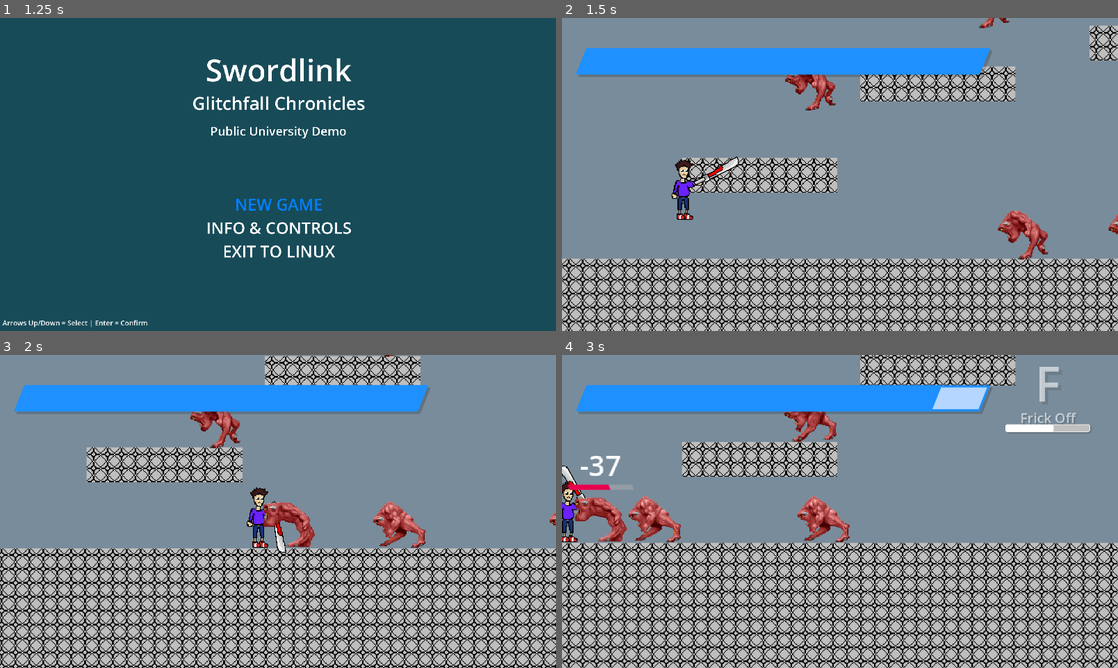
Above: before the commit, frames 1-4 (two rows, left to right).
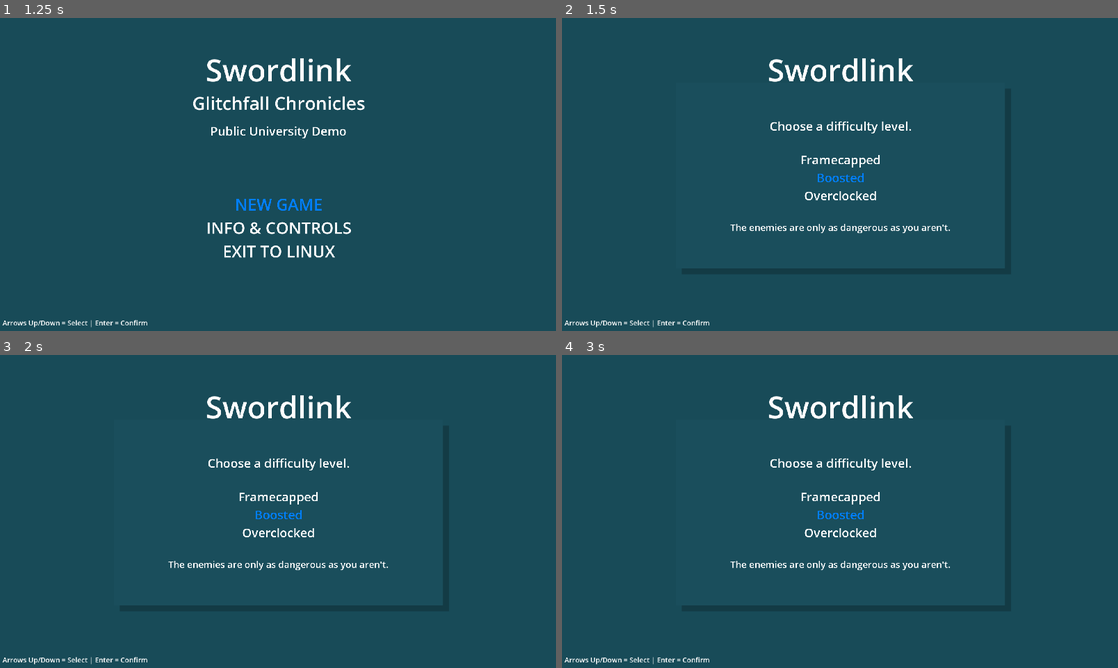
Above: after the commit, the same moments.

Repository: That1M8Head/Swordlink
Game: Godot game, scene res://intro.tscn
Same seed, same stepped clock (60 frames per second), same inputs: the game is played once before the commit and once after it.
Inputs (mouse positions are in pixels of both pictures, inside the frame that each line leads up to):
- Up to frame 1 (1.25 s): tap Enter (MenuConfirm) at 0.5 s; move the mouse to (400, 158) at 0.52 s; hold D (MoveRight) from 0.53 s (still down); hold X (AltAttack) from 0.53 s (still down); click (400, 158) at 0.67 s; tap Space (Jump) at 0.77 s
- Up to frame 2 (1.5 s): keep holding D (MoveRight); tap Enter (MenuConfirm) at 1.25 s; move the mouse to (728, 190) at 1.27 s; release X (AltAttack) at 1.28 s; click (728, 190) at 1.35 s
- Up to frame 3 (2 s): keep holding D (MoveRight); tap Space (Jump) at 1.52 s
- Up to frame 4 (3 s): move the mouse to (895, 442) at 2.02 s; release D (MoveRight) at 2.03 s; hold A (MoveLeft) 2.03-2.78 s; tap C (Evade) at 2.1 s; click (895, 442) at 2.17 s; move the mouse to (812, 574) at 2.77 s; hold D (MoveRight) from 2.78 s (still down); tap Ctrl (ModeShift) at 2.85 s; click (812, 574) at 2.92 s

Frame 1 is identical in both runs. In frame 2, 100% of the frame differs, in the area x 0-100%, y 0-100%; in frame 3, 100%; in frame 4, 100%.

Commit message:
Added difficulty selection and a controller recommended warning

Diff:
--- /dev/null
+++ b/DifficultySelection.gd
@@ -0,0 +1,54 @@
+extends Panel
+
+var selected_option_index = 0
+
+func _ready():
+	select_option(1)
+
+func _input(event):
+	if not visible:
+		return
+	if event.is_action_pressed("MenuBack"):
+		get_node("/root/MainMenu/MenuBack").play()
+		hide()
+	else:
+		if event.is_action_pressed("MenuUp") and Input.is_action_just_pressed("MenuUp"):
+			select_previous_option()
+		elif event.is_action_pressed("MenuDown") and Input.is_action_just_pressed("MenuDown"):
+			select_next_option()
+		elif event.is_action_pressed("MenuConfirm"):
+			execute_selected_option()
+
+func select_option(index):
+	$Message/DifficultyOptions.get_children()[selected_option_index].modulate = Color(1, 1, 1)
+	selected_option_index = index
+	update_tooltip()
+	$Message/DifficultyOptions.get_children()[selected_option_index].modulate = Color(0, .5, 1)
+
+func select_next_option():
+	get_node("/root/MainMenu/MenuMove").play()
+	select_option((selected_option_index + 1) % $Message/DifficultyOptions.get_children().size())
+
+func select_previous_option():
+	get_node("/root/MainMenu/MenuMove").play()
+	select_option((selected_option_index - 1 + $Message/DifficultyOptions.get_children().size()) % $Message/DifficultyOptions.get_children().size())
+
+func update_tooltip():
+	var tooltip = $Message/Tooltip
+	var description: String
+	match selected_option_index:
+		0:  # Framecapped
+			description = "The world is just a little bit slower than normal."
+		1:  # Boosted
+			description = "The enemies are only as dangerous as you aren't."
+		2:  # Overclocked
+			description = "Think you're fast? Try monsters with double the speed!"
+	tooltip.text = description
+
+func execute_selected_option():
+	var difficulty_handler = get_node("/root/DifficultyHandling")
+	difficulty_handler.level = selected_option_index
+	start_game()
+
+func start_game():
+	get_tree().change_scene_to_file("res://game.tscn")
--- /dev/null
+++ b/Scripts/DifficultyHandling.gd
@@ -0,0 +1,3 @@
+extends Node
+
+var level := 1
--- a/Scripts/HandleMainMenu.gd
+++ b/Scripts/HandleMainMenu.gd
@@ -8,6 +8,8 @@
 	get_tree().set_quit_on_go_back(false)
 
 func _input(event):
+	if $DifficultyPopup.visible:
+		return
 	if $ExitPopup.visible:
 		if event.is_action_pressed("ExitConfirm") or event.is_action_pressed("MenuConfirm"):
 			get_tree().quit()
@@ -46,7 +48,8 @@
 			exit_game()
 
 func start_new_game():
-	get_tree().change_scene_to_file("res://game.tscn")
+	$MenuSelect.play()
+	$DifficultyPopup.show()
 
 func open_options_menu():
 	get_tree().change_scene_to_file("res://help.tscn")
--- a/Scripts/PinkyBehaviour.gd
+++ b/Scripts/PinkyBehaviour.gd
@@ -1,10 +1,13 @@
 extends CharacterBody2D
 
-var speed = 400.0
+var speed = 100.0
 var player: Node2D
 var player_hbox: Node2D
 var anims: AnimatedSprite2D
 var health: int = 100
+
+@onready var difficulty_handler = get_node("/root/DifficultyHandling")
+
 @onready var attack_raycast = $AttackRaycast
 @onready var flip_raycast = $FlipRaycast
 @onready var proximity_raycast = $ProximityRaycast
@@ -17,6 +20,14 @@
 var knockback: Vector2
 
 func _ready():
+	match difficulty_handler.level:
+		0:
+			speed = 100.0
+		1:
+			speed = 200.0
+		2:
+			speed = 400.0
+
 	anims = $AnimatedSprite2D
 	anims.play("idle")
 
--- a/Scripts/SwitchToTitleScreen.gd
+++ b/Scripts/SwitchToTitleScreen.gd
@@ -2,6 +2,8 @@
 
 func _ready():
 	await($VelocityLogo/AnimationPlayer.animation_finished)
+	$ControllerRecommended/AnimationPlayer.play("show")
+	await($ControllerRecommended/AnimationPlayer.animation_finished)
 	go_to_menu()
 
 func _input(event):
--- a/help.tscn
+++ b/help.tscn
@@ -226,6 +226,7 @@
 
 [node name="BGM" type="AudioStreamPlayer" parent="."]
 stream = ExtResource("6_o7s41")
+volume_db = -4.0
 autoplay = true
 
 [node name="TouchButtons" type="Node2D" parent="."]
--- a/intro.tscn
+++ b/intro.tscn
@@ -1,7 +1,36 @@
-[gd_scene load_steps=5 format=3 uid="uid://csxd6u24f1mun"]
+[gd_scene load_steps=11 format=3 uid="uid://csxd6u24f1mun"]
 
 [ext_resource type="Texture2D" uid="uid://cg6w82digfm0k" path="res://Graphics/velocity-logo.png" id="1_d27rr"]
 [ext_resource type="Script" path="res://Scripts/SwitchToTitleScreen.gd" id="2_uy7ni"]
+[ext_resource type="Texture2D" uid="uid://tnn5ney6t03h" path="res://Graphics/xboxwireless.webp" id="3_a31si"]
+[ext_resource type="Texture2D" uid="uid://xy5p2sneyuh4" path="res://Graphics/dualsense.webp" id="4_6yu1n"]
+
+[sub_resource type="LabelSettings" id="LabelSettings_q4dxy"]
+font_size = 85
+
+[sub_resource type="LabelSettings" id="LabelSettings_20kim"]
+font_size = 70
+
+[sub_resource type="Animation" id="Animation_xlton"]
+resource_name = "show"
+length = 5.0
+tracks/0/type = "value"
+tracks/0/imported = false
+tracks/0/enabled = true
+tracks/0/path = NodePath(".:modulate")
+tracks/0/interp = 1
+tracks/0/loop_wrap = true
+tracks/0/keys = {
+"times": PackedFloat32Array(0, 0.6, 4.1, 5),
+"transitions": PackedFloat32Array(1, 1, 1, 1),
+"update": 0,
+"values": [Color(0, 0, 0, 1), Color(1, 1, 1, 1), Color(1, 1, 1, 1), Color(0, 0, 0, 1)]
+}
+
+[sub_resource type="AnimationLibrary" id="AnimationLibrary_jfm2i"]
+_data = {
+"show": SubResource("Animation_xlton")
+}
 
 [sub_resource type="Animation" id="Animation_r7f4q"]
 resource_name = "fade_in_out"
@@ -42,6 +71,86 @@
 grow_vertical = 2
 color = Color(0, 0, 0, 1)
 
+[node name="ControllerRecommended" type="Control" parent="."]
+modulate = Color(0, 0, 0, 1)
+layout_mode = 1
+anchors_preset = 15
+anchor_right = 1.0
+anchor_bottom = 1.0
+grow_horizontal = 2
+grow_vertical = 2
+
+[node name="ColorRect" type="ColorRect" parent="ControllerRecommended"]
+layout_mode = 1
+anchors_preset = 15
+anchor_right = 1.0
+anchor_bottom = 1.0
+grow_horizontal = 2
+grow_vertical = 2
+color = Color(0.0431373, 0.341176, 0.529412, 1)
+
+[node name="Title" type="Label" parent="ControllerRecommended"]
+layout_mode = 1
+anchors_preset = 14
+anchor_top = 0.5
+anchor_right = 1.0
+anchor_bottom = 0.5
+offset_top = -415.0
+offset_bottom = -299.0
+grow_horizontal = 2
+grow_vertical = 2
+text = "REAL SWORDLINKERS USE A CONTROLLER"
+label_settings = SubResource("LabelSettings_q4dxy")
+horizontal_alignment = 1
+vertical_alignment = 1
+
+[node name="Subtitle" type="Label" parent="ControllerRecommended"]
+layout_mode = 1
+anchors_preset = 14
+anchor_top = 0.5
+anchor_right = 1.0
+anchor_bottom = 0.5
+offset_top = 304.0
+offset_bottom = 407.0
+grow_horizontal = 2
+grow_vertical = 2
+text = "A controller is highly recommended."
+label_settings = SubResource("LabelSettings_20kim")
+horizontal_alignment = 1
+vertical_alignment = 1
+
+[node name="Controllers" type="HBoxContainer" parent="ControllerRecommended"]
+layout_mode = 1
+anchors_preset = 8
+anchor_left = 0.5
+anchor_top = 0.5
+anchor_right = 0.5
+anchor_bottom = 0.5
+offset_left = -651.0
+offset_top = -228.0
+offset_right = 652.0
+offset_bottom = 228.0
+grow_horizontal = 2
+grow_vertical = 2
+pivot_offset = Vector2(651, 228)
+
+[node name="TextureRect" type="TextureRect" parent="ControllerRecommended/Controllers"]
+texture_filter = 2
+layout_mode = 2
+texture = ExtResource("3_a31si")
+expand_mode = 3
+
+[node name="TextureRect2" type="TextureRect" parent="ControllerRecommended/Controllers"]
+texture_filter = 2
+layout_mode = 2
+texture = ExtResource("4_6yu1n")
+expand_mode = 3
+
+[node name="AnimationPlayer" type="AnimationPlayer" parent="ControllerRecommended"]
+libraries = {
+"": SubResource("AnimationLibrary_jfm2i")
+}
+
 [node name="VelocityLogo" type="TextureRect" parent="."]
 modulate = Color(1, 1, 1, 0)
 layout_mode = 1
--- a/menu.tscn
+++ b/menu.tscn
@@ -10,6 +10,7 @@
 [ext_resource type="AudioStream" uid="uid://0e7tulo1bnel" path="res://Sounds/Menu/Return.wav" id="4_pwklc"]
 [ext_resource type="AudioStream" uid="uid://00u7u4wd00fr" path="res://Sounds/Menu/Select.wav" id="5_0jvob"]
 [ext_resource type="Script" path="res://Scripts/PositionTouchButtons.gd" id="6_4wvbr"]
+[ext_resource type="Script" path="res://DifficultySelection.gd" id="8_icr6m"]
 [ext_resource type="Texture2D" uid="uid://cns87cpy0vsdv" path="res://Textures/Touch Buttons/BackButton.png" id="8_mnxak"]
 [ext_resource type="Script" path="res://Scripts/ExitPopup.gd" id="9_njvhw"]
 
@@ -54,6 +55,9 @@
 shadow_size = 1
 shadow_offset = Vector2(20, 20)
 
+[sub_resource type="LabelSettings" id="LabelSettings_kwj1i"]
+font_size = 32
+
 [node name="MainMenu" type="Control"]
 layout_mode = 3
 anchors_preset = 15
@@ -282,6 +286,89 @@
 horizontal_alignment = 1
 autowrap_mode = 3
 
+[node name="DifficultyPopup" type="Panel" parent="."]
+visible = false
+layout_mode = 1
+anchors_preset = 8
+anchor_left = 0.5
+anchor_top = 0.5
+anchor_right = 0.5
+anchor_bottom = 0.5
+offset_left = -568.0
+offset_top = -320.0
+offset_right = 568.0
+offset_bottom = 320.0
+grow_horizontal = 2
+grow_vertical = 2
+theme_override_styles/panel = SubResource("StyleBoxFlat_dcp5a")
+script = ExtResource("8_icr6m")
+
+[node name="Message" type="VBoxContainer" parent="DifficultyPopup"]
+layout_mode = 1
+anchors_preset = 8
+anchor_left = 0.5
+anchor_top = 0.5
+anchor_right = 0.5
+anchor_bottom = 0.5
+offset_left = -0.5
+offset_top = -91.0
+offset_right = 0.5
+offset_bottom = 91.0
+grow_horizontal = 2
+grow_vertical = 2
+alignment = 1
+
+[node name="Title" type="Label" parent="DifficultyPopup/Message"]
+custom_minimum_size = Vector2(940, 0)
+layout_mode = 2
+text = "Choose a difficulty level."
+label_settings = SubResource("LabelSettings_0yndp")
+horizontal_alignment = 1
+autowrap_mode = 3
+
+[node name="Spacer" type="Control" parent="DifficultyPopup/Message"]
+custom_minimum_size = Vector2(0, 50)
+layout_mode = 2
+
+[node name="DifficultyOptions" type="VBoxContainer" parent="DifficultyPopup/Message"]
+layout_mode = 2
+
+[node name="Difficulty1" type="Label" parent="DifficultyPopup/Message/DifficultyOptions"]
+custom_minimum_size = Vector2(940, 0)
+layout_mode = 2
+text = "Framecapped"
+label_settings = SubResource("LabelSettings_0yndp")
+horizontal_alignment = 1
+autowrap_mode = 3
+
+[node name="Difficulty2" type="Label" parent="DifficultyPopup/Message/DifficultyOptions"]
+custom_minimum_size = Vector2(940, 0)
+layout_mode = 2
+text = "Boosted"
+label_settings = SubResource("LabelSettings_0yndp")
+horizontal_alignment = 1
+autowrap_mode = 3
+
+[node name="Difficulty3" type="Label" parent="DifficultyPopup/Message/DifficultyOptions"]
+custom_minimum_size = Vector2(940, 0)
+layout_mode = 2
+text = "Overclocked"
+label_settings = SubResource("LabelSettings_0yndp")
+horizontal_alignment = 1
+autowrap_mode = 3
+
+[node name="Spacer2" type="Control" parent="DifficultyPopup/Message"]
+custom_minimum_size = Vector2(0, 50)
+layout_mode = 2
+
+[node name="Tooltip" type="Label" parent="DifficultyPopup/Message"]
+custom_minimum_size = Vector2(940, 0)
+layout_mode = 2
+text = "Description goes here."
+label_settings = SubResource("LabelSettings_kwj1i")
+horizontal_alignment = 1
+autowrap_mode = 3
+
 [node name="TouchButtons" type="Node2D" parent="."]
 script = ExtResource("6_4wvbr")
 
--- a/project.godot
+++ b/project.godot
@@ -18,6 +18,7 @@
 [autoload]
 
 FullScreen="*res://Scripts/FullScreen.gd"
+DifficultyHandling="*res://Scripts/DifficultyHandling.gd"
 
 [display]
 
Binary file added: Graphics/dualsense.webp
Not shown, added: Graphics/dualsense.webp.import
Binary file added: Graphics/xboxwireless.webp
Not shown, added: Graphics/xboxwireless.webp.import
Not shown: 1 places in menu.tscn that only renumber resources
